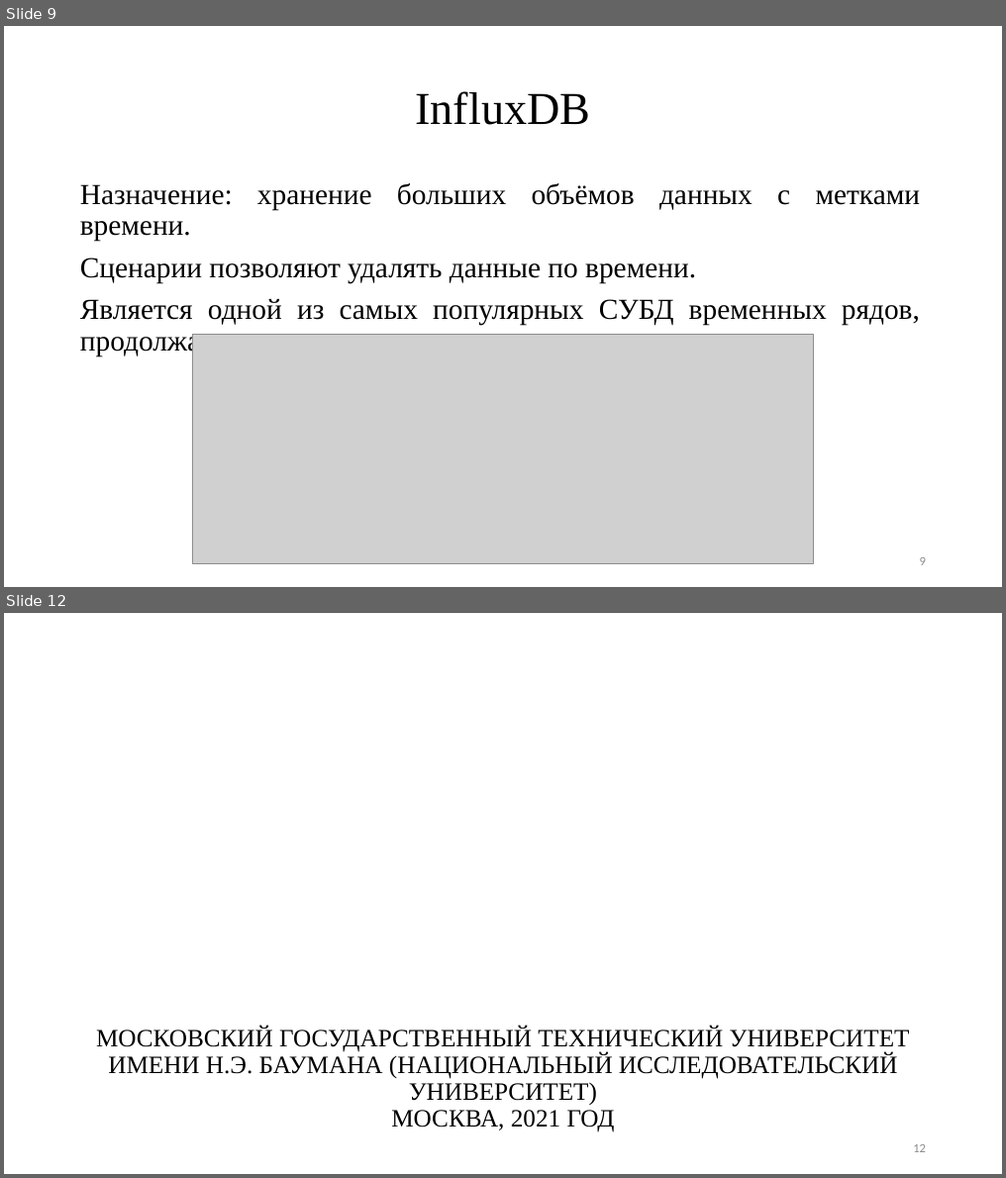
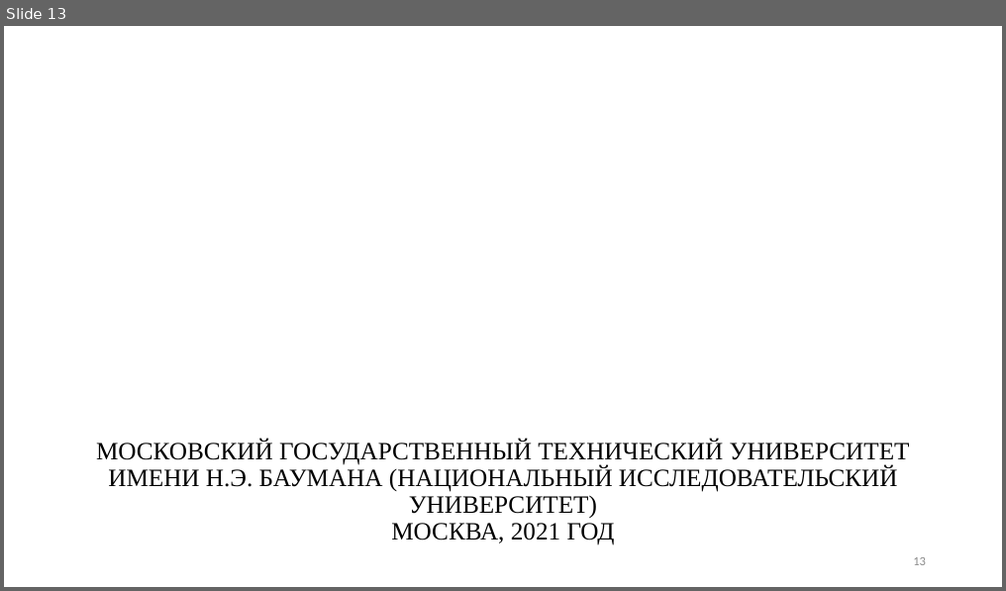
Before and after one commit to TheSawIsTheLaw/NetworkingCoursework, a slide deck: documentation/Presentation/presentation.pptx. Shown one above the other, each under a label of ours: slides 9 and 12 before the commit, slide 13 after it; the slides between them are not shown. The pictures are 1006x1178 and 1006x591 pixels, drawn with LibreOffice and Linux fonts; fonts in the diff are those of the drawing; grey boxes stand for pictures. Boxes give left, top, right and bottom in pixels: in the first picture for what was removed or moved away, otherwise in the second. Text is boxed around its words. In the diff, an @@ line names an element or a change of style, - is before the commit and + after.

```diff
--- a/documentation/Presentation/presentation.pptx
+++ b/documentation/Presentation/presentation.pptx
@@ slide 9 removed at [4,26,1002,587], background #FFFFFF @@
@@ title removed at [415,91,590,125] @@
-InfluxDB
@@ text removed at [80,183,921,357] @@
-Назначение: хранение больших объёмов данных с метками времени.
-Сценарии позволяют удалять данные по времени.
-Является одной из самых популярных СУБД временных рядов, продолжает развиваться.
@@ picture removed at [193,335,814,565] @@
@@ page number removed at [920,558,926,566] @@
-9
@@ what was slide 12 is now slide 13 @@
```
Also in this commit, not shown: 4 slides changed, 3 slides added, 1 other slide removed, 1 other file.
